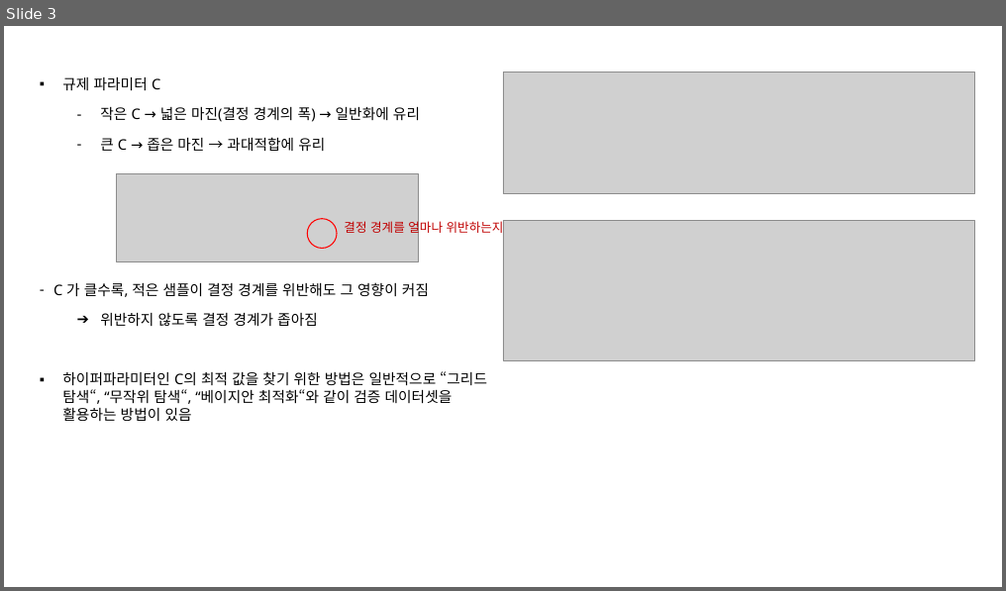
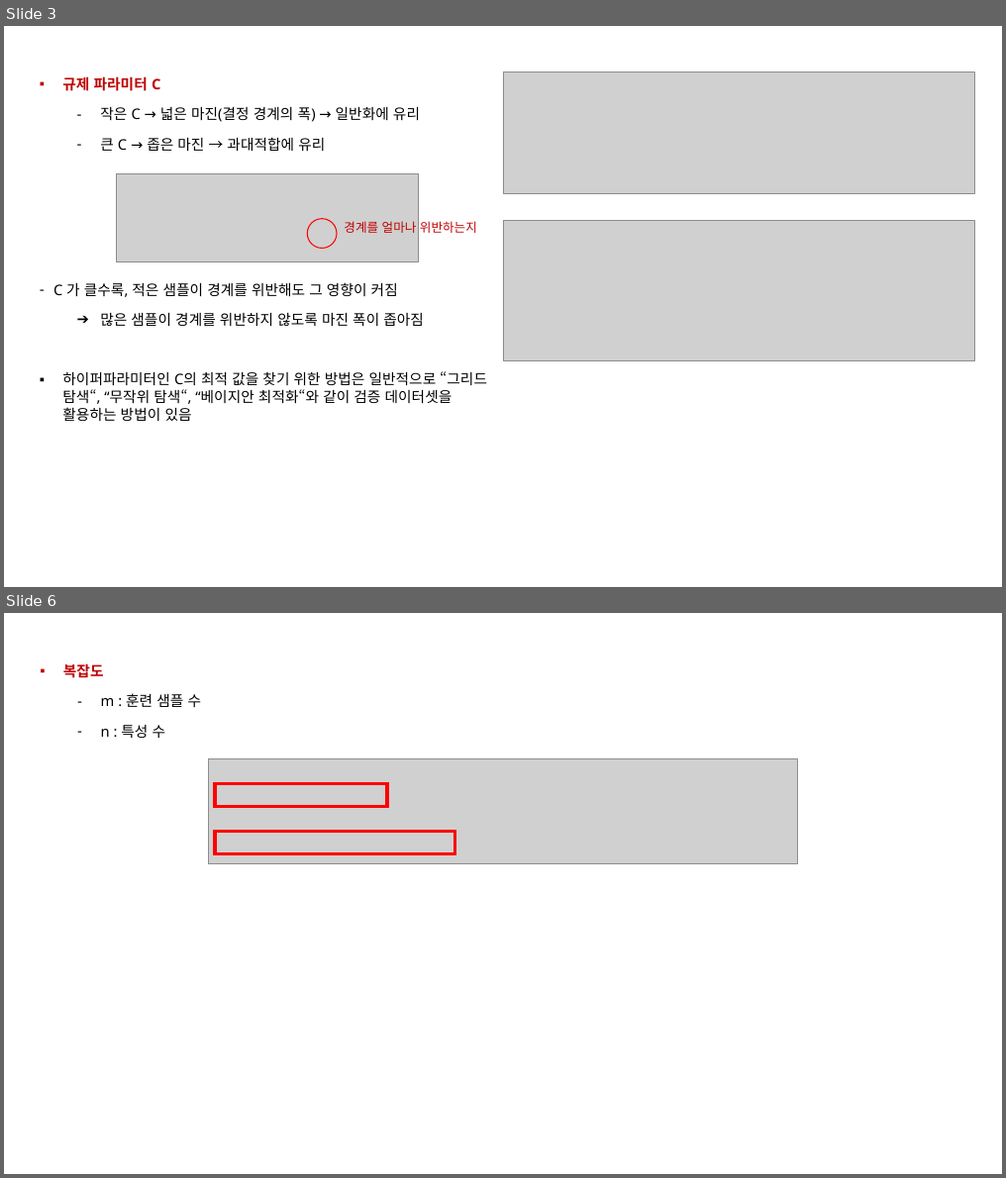
Before and after one commit to Kwan-Gu/data_science, a slide deck: ML/HandsOn/05/05_서포트벡터머신.pptx. Shown one above the other, each under a label of ours: slide 3 before the commit, slides 3 and 6 after it; the slides between them are not shown. The pictures are 1006x591 and 1006x1178 pixels, drawn with LibreOffice and Linux fonts; fonts in the diff are those of the drawing; grey boxes stand for pictures. Boxes give left, top, right and bottom in pixels: in the first picture for what was removed or moved away, otherwise in the second. Text is boxed around its words. In the diff, an @@ line names an element or a change of style, - is before the commit and + after.

```diff
--- a/ML/HandsOn/05/05_서포트벡터머신.pptx
+++ b/ML/HandsOn/05/05_서포트벡터머신.pptx
@@ slide 6 added at (4, 613, 1002, 1174), background #FFFFFF @@
@@ text added at (63, 663, 202, 738), 14 pt, text #000000 @@
+▪ 복잡도
+  – m : 훈련 샘플 수
+  – n : 특성 수
@@ picture added at (208, 759, 798, 863) @@
@@ rectangle added at (215, 783, 387, 806), outline #FF0000 3 pt @@
@@ rectangle added at (215, 832, 455, 854), outline #FF0000 3 pt @@
@@ slide 3 changed as well @@
@@ text at (62, 76, 160, 91): text colour #000000 to #C00000, bold on in "규제 파라미터 C" @@
@@ text at (344, 221, 477, 233): text changed @@
-결정 경계를 얼마나 위반하는지
+경계를 얼마나 위반하는지
@@ text at (54, 282, 424, 326): text changed @@
-– C 가 클수록, 적은 샘플이 결정 경계를 위반해도 그 영향이 커짐
-  ➔ 위반하지 않도록 결정 경계가 좁아짐
+– C 가 클수록, 적은 샘플이 경계를 위반해도 그 영향이 커짐
+  ➔ 많은 샘플이 경계를 위반하지 않도록 마진 폭이 좁아짐
```
Also in this commit, not shown: 2 other slides changed, 2 other slides added, 1 slide removed.
